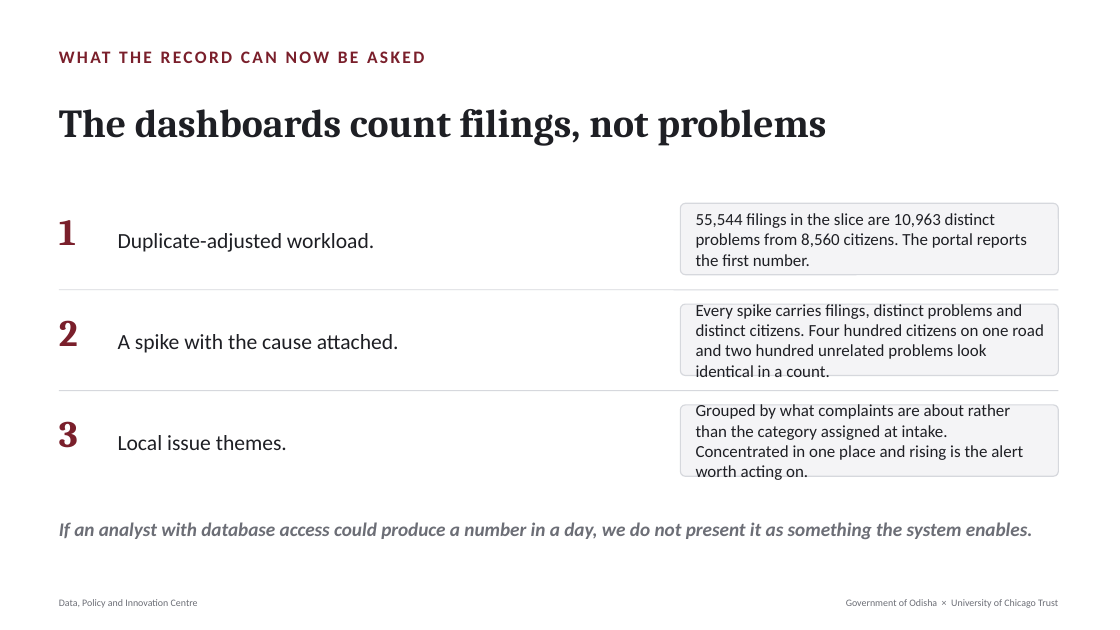
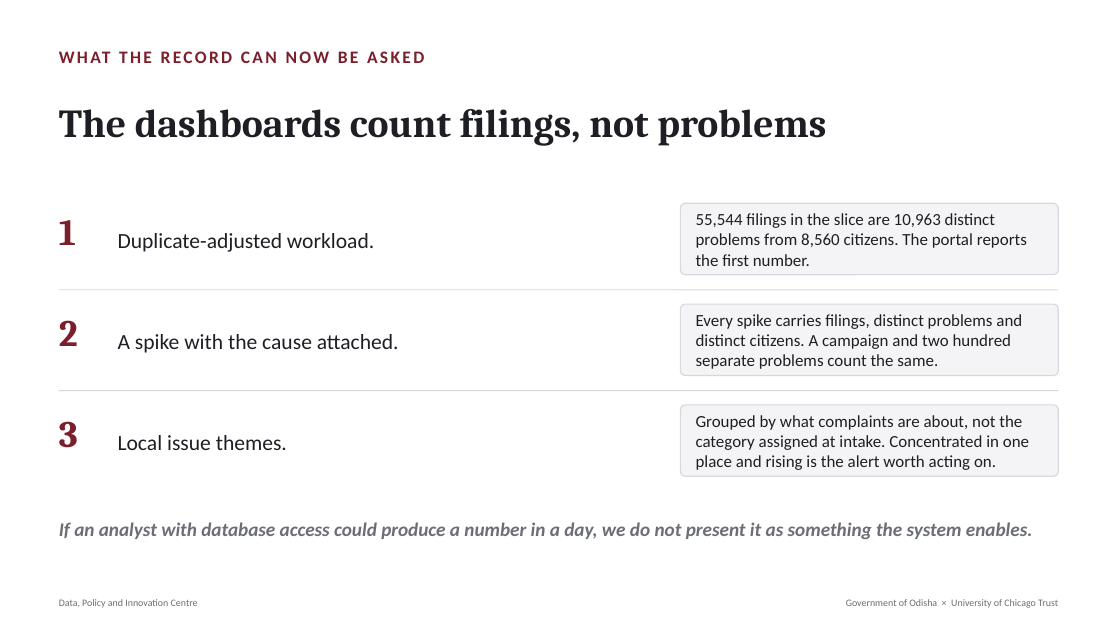
Before and after one commit to Data-Policy-and-Innovation-Centre/janasunani, a slide deck: slide 8 of docs/presentations/2026-08-24-timing-quality/Janasunani_2.0_Timing_and_Quality.pptx. Drawn at 1120x630 pixels with LibreOffice and Linux fonts; fonts in the diff are those of the drawing. Boxes give left, top, right and bottom in pixels: in the first picture for what was removed or moved away, otherwise in the second. Text is boxed around its words. In the diff, an @@ line names an element or a change of style, - is before the commit and + after.

```diff
--- a/docs/presentations/2026-08-24-timing-quality/Janasunani_2.0_Timing_and_Quality.pptx
+++ b/docs/presentations/2026-08-24-timing-quality/Janasunani_2.0_Timing_and_Quality.pptx
@@ text at [696, 314, 1022, 369]: text changed @@
-Every spike carries filings, distinct problems and distinct citizens. Four hundred citizens on one road and two hundred unrelated problems look identical in a count.
+Every spike carries filings, distinct problems and distinct citizens. A campaign and two hundred separate problems count the same.
@@ text at [696, 415, 1029, 470]: text changed @@
-Grouped by what complaints are about rather than the category assigned at intake. Concentrated in one place and rising is the alert worth acting on.
+Grouped by what complaints are about, not the category assigned at intake. Concentrated in one place and rising is the alert worth acting on.
```
Also in this commit, not shown: 1 other slide changed, 1 other file.
